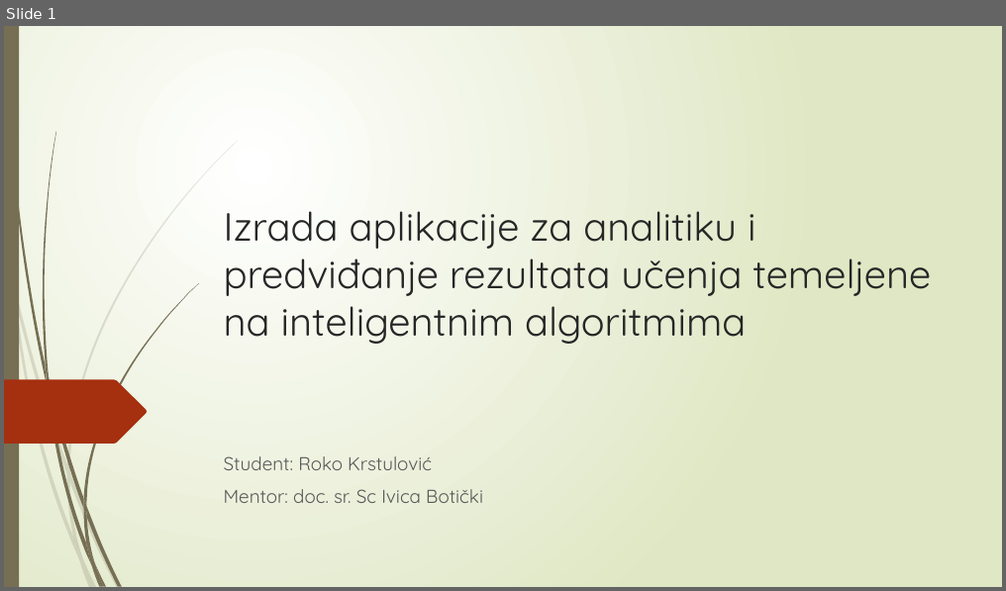
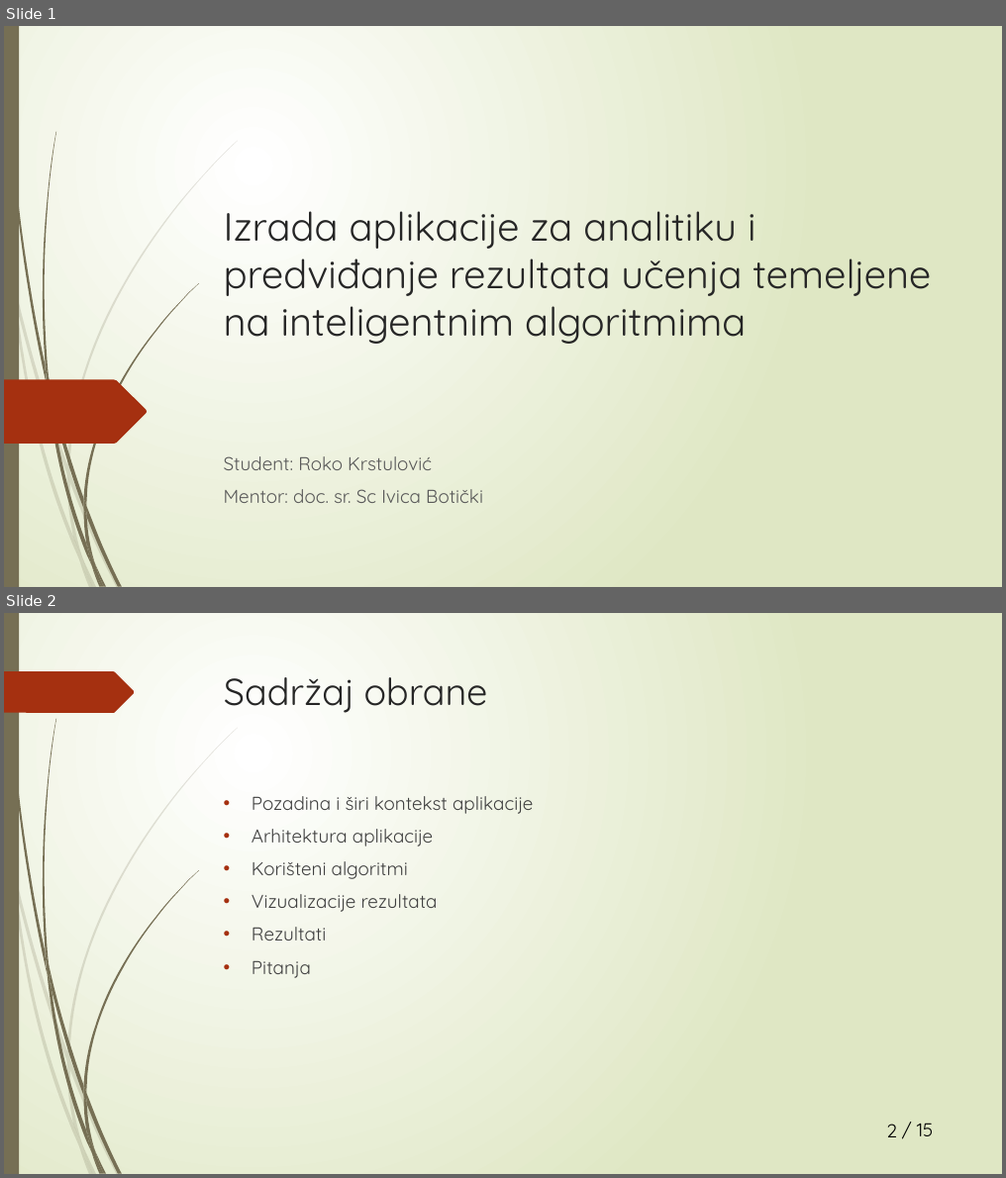
Before and after one commit to RokiFoki/Diplomski, a slide deck: Prezentacija.pptx. Shown one above the other, each under a label of ours: slide 1 before the commit, slides 1 and 2 after it. The pictures are 1006x591 and 1006x1178 pixels, drawn with LibreOffice and Linux fonts; fonts in the diff are those of the drawing. Boxes give left, top, right and bottom in pixels: in the first picture for what was removed or moved away, otherwise in the second. Text is boxed around its words. In the diff, an @@ line names an element or a change of style, - is before the commit and + after.

```diff
--- a/Prezentacija.pptx
+++ b/Prezentacija.pptx
@@ slide 2 added at bbox=[4, 613, 1002, 1174], background gradient #FFFFFF to #DFE8C4; not listed: 23 template elements that a slide beside it also shows @@
@@ freeform shape added at bbox=[4, 671, 135, 713], fill #A53010 @@
@@ title added at bbox=[224, 677, 488, 713], 36 pt, text #262626 @@
+Sadržaj obrane
@@ text added at bbox=[252, 796, 533, 978], 18 pt, text #404040 @@
+• Pozadina i širi kontekst aplikacije
+• Arhitektura aplikacije
+• Korišteni algoritmi
+• Vizualizacije rezultata
+• Rezultati
+• Pitanja
@@ page number added at bbox=[886, 1124, 897, 1138], 18 pt, text #000000 @@
+2
@@ text added at bbox=[917, 1123, 934, 1137], 18 pt, text #000000 @@
+/ 15
```
Also in this commit, not shown: 6 slides changed, 7 other slides added, 2 slides removed, 28 other files.
